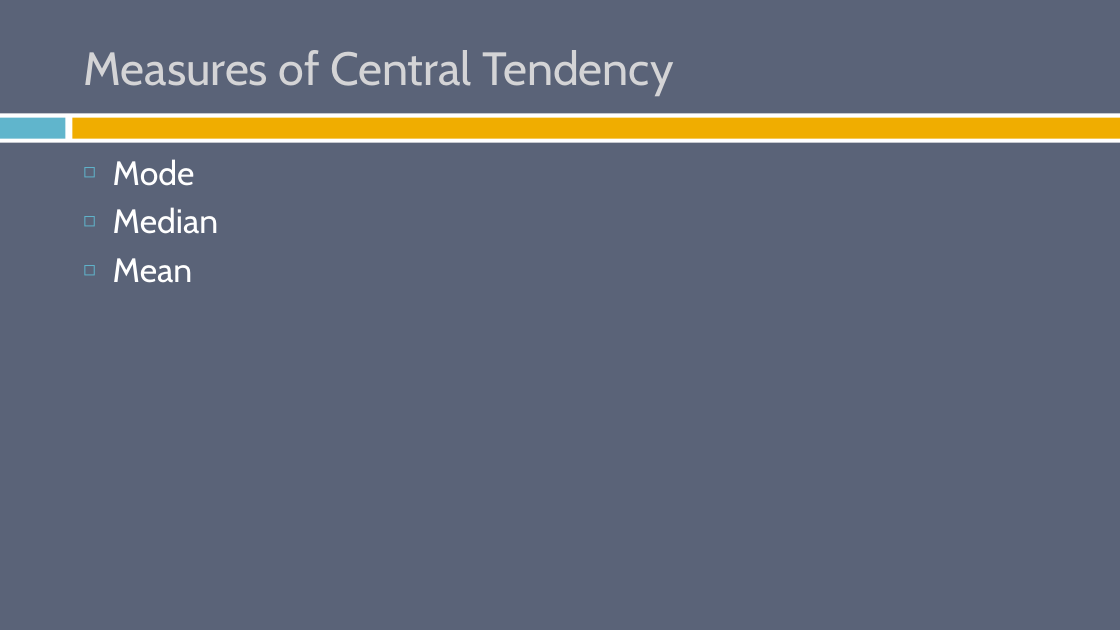
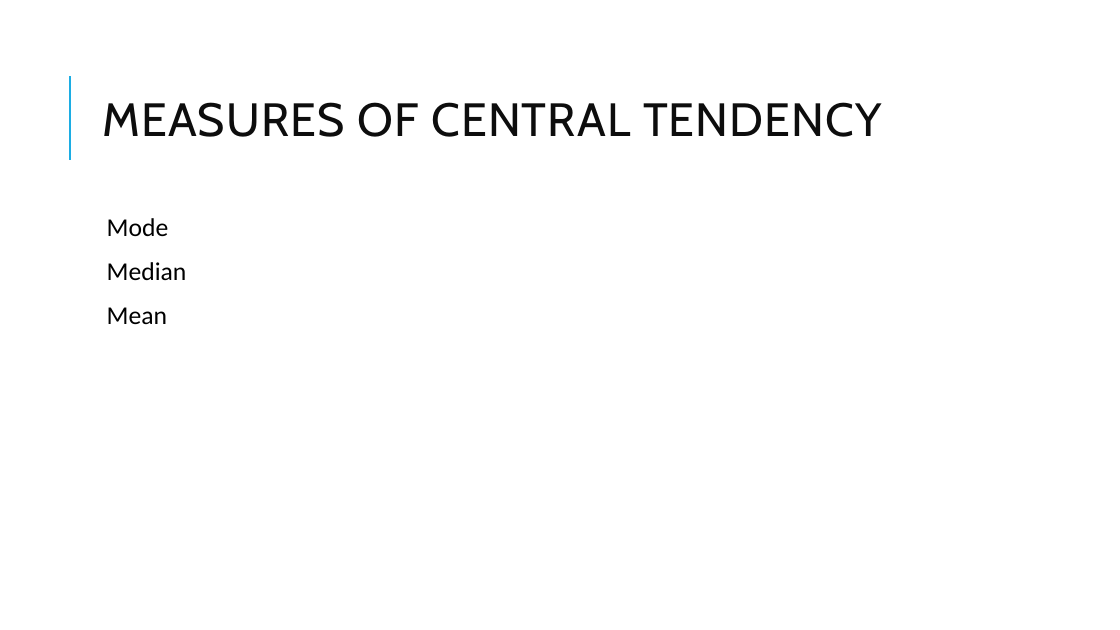
Before and after one commit to burrelvannjr/gradstats_sdsu, a slide deck: slide 19 of ppts/2_ct_dv_freq_graph.pptx. Drawn at 1120x630 pixels with LibreOffice and Linux fonts; fonts in the diff are those of the drawing. Boxes give left, top, right and bottom in pixels: in the first picture for what was removed or moved away, otherwise in the second. Text is boxed around its words. In the diff, an @@ line names an element or a change of style, - is before the commit and + after.

```diff
--- a/ppts/2_ct_dv_freq_graph.pptx
+++ b/ppts/2_ct_dv_freq_graph.pptx
@@ background #5A6378 to #FFFFFF @@
@@ line added from (70, 160) to (70, 76), #1CADE4 1.5 pt @@
@@ rectangle removed at (x1=0, y1=113, x2=1120, y2=143) @@
@@ rectangle removed at (x1=0, y1=118, x2=66, y2=139) @@
@@ rectangle removed at (x1=72, y1=118, x2=1120, y2=139) @@
@@ title at (x1=102, y1=102, x2=882, y2=137): text changed; text colour #D4D4D6 to #0D0D0D @@
-Measures of Central Tendency
+MEASURES OF CENTRAL TENDENCY
@@ text "Mode" moved from (x1=113, y1=159, x2=219, y2=283) to (x1=107, y1=218, x2=187, y2=324) @@
@@ text "Mode" at (x1=107, y1=218, x2=187, y2=324): size 29 to 22 pt, font Cabin to Calibri, text colour #FFFFFF to #000000; bullet ◻ to  ; line spacing 1 to 0.9; more space between paragraphs; bullet colour #60B5CC to #1CADE4 @@
```
Also in this commit, not shown: 52 other slides changed, 1 other file.
